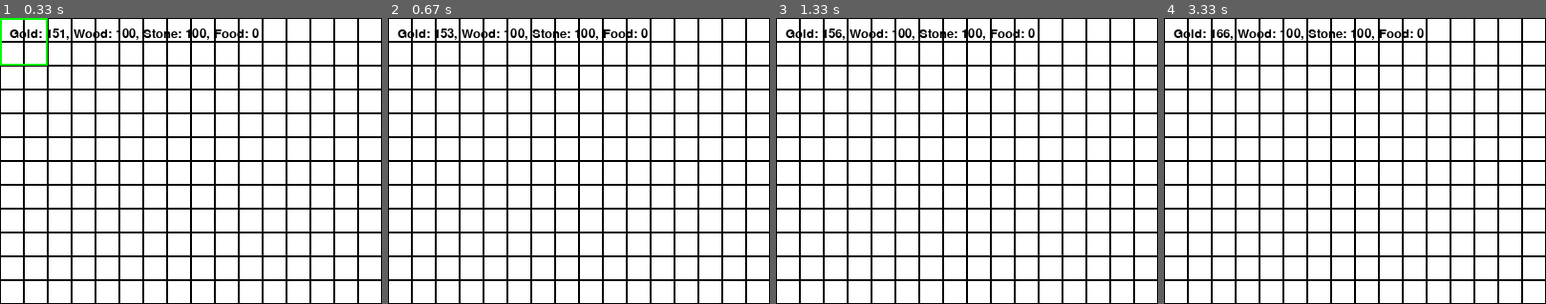
Above: before the commit, frames 1-4 (left to right).
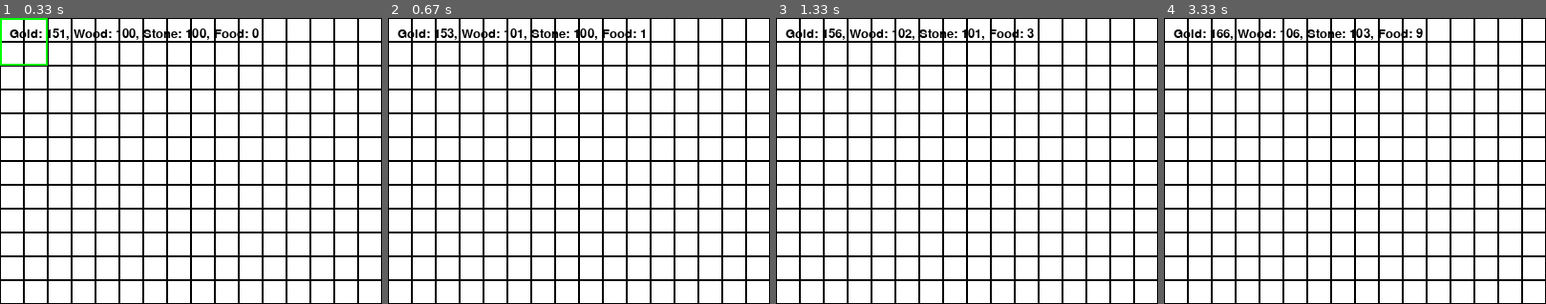
Above: after the commit, the same moments.

Repository: Murasakiao/RTS_pygame
Game: pygame game, started from city_builder.py
The game is run twice, just before and just after one commit, with the same random seed, the same clock (stepped at 60 frames per second) and the same inputs.
Inputs (mouse positions are % of the whole screen's width and height, from its top left):
- Up to frame 1 (0.33 s): no input
- Up to frame 2 (0.67 s): move the mouse to (46, 54) at 0.37 s
- Up to frame 3 (1.33 s): move the mouse to (19, 35) at 0.87 s; move the mouse to (52, 16) at 1.2 s; tap 5 at 1.23 s
- Up to frame 4 (3.33 s): tap 5 at 1.53, 1.73, 2.03, 2.3, 2.63, 2.93, 3.07 s; move the mouse to (47, 33) at 1.7 s; move the mouse to (76, 41) at 2.27 s; move the mouse to (71, 32) at 2.6 s; move the mouse to (54, 46) at 3.03 s
The pictures show only the part of the screen within x 0-50%, y 0-50%; the shares and areas given below are measured in that part.

Frame 1 is identical in both runs. In frame 2, 0.5% of the frame differs, in the area x 34-68%, y 3-8%; in frame 3, 0.3%; in frame 4, 0.6%, in the area x 33-68%, y 3-8%.

Commit message:
feat: Add passive resource generation over time

Diff:
--- a/city_builder.py
+++ b/city_builder.py
@@ -95,8 +95,13 @@
 
 # Initialize game state
 gold = 150
-resources = {"wood": 100, "stone": 100, "food":0}
-gold_increase_rate = 5
+resources = {"wood": 100, "stone": 100, "food": 0}
+resource_increase_rates = {
+    "gold": 5,
+    "wood": 2,
+    "stone": 1,
+    "food": 3,
+}
 buildings = []
 current_building_type = "Castle"
 font = pygame.font.Font(None, 20)
@@ -112,7 +117,12 @@
 preview_rect = None
 while running:
     dt = clock.tick(30)  # Delta time (time since last frame)
-    gold += gold_increase_rate * (dt / 1000)  # Adjust gold increase based on time
+
+    for resource, rate in resource_increase_rates.items():
+        if resource == "gold":
+            gold += rate * (dt / 1000)
+        else:
+            resources[resource] += rate * (dt / 1000)
 
     # Decrement building cooldown
     if building_cooldown > 0:
